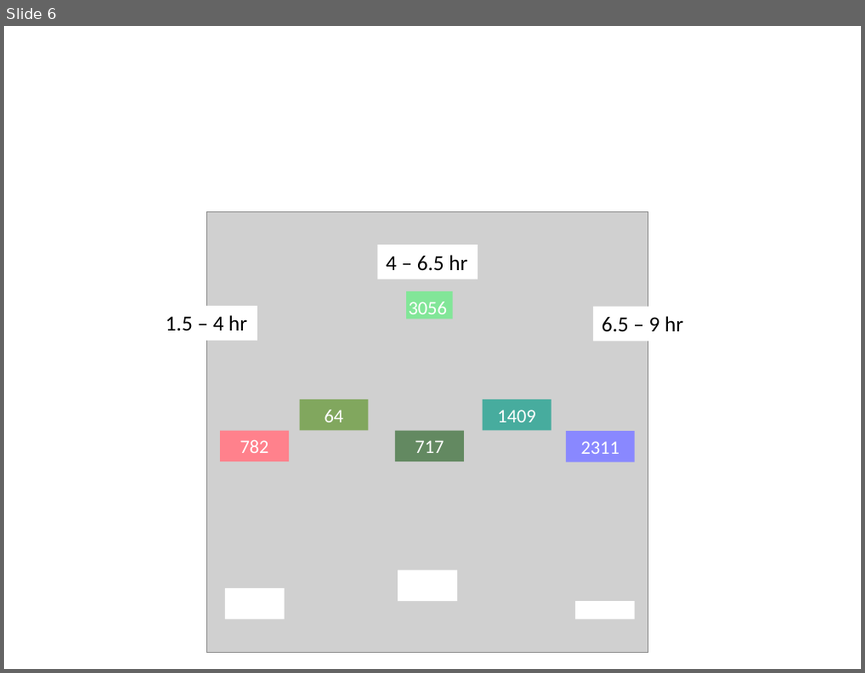
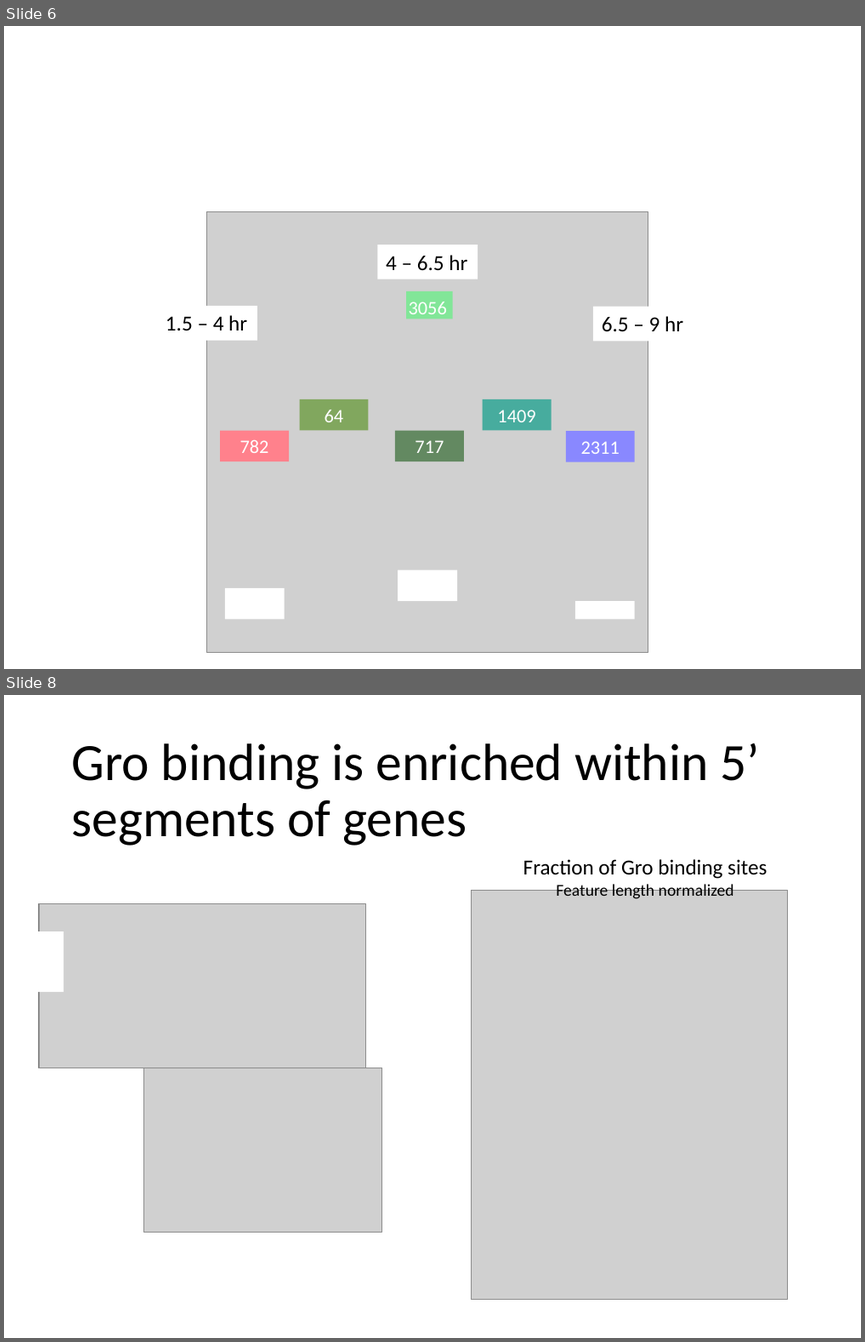
Before and after one commit to mdchambers/dissertation, a slide deck: presentations/defense_unused.pptx. Shown one above the other, each under a label of ours: slide 6 before the commit, slides 6 and 8 after it; the slides between them are not shown. The pictures are 865x673 and 865x1342 pixels, drawn with LibreOffice and Linux fonts; fonts in the diff are those of the drawing; grey boxes stand for pictures. Boxes give left, top, right and bottom in pixels: in the first picture for what was removed or moved away, otherwise in the second. Text is boxed around its words. In the diff, an @@ line names an element or a change of style, - is before the commit and + after.

```diff
--- a/presentations/defense_unused.pptx
+++ b/presentations/defense_unused.pptx
@@ slide 8 added at (4, 695, 861, 1338), background #FFFFFF @@
@@ title added at (71, 743, 760, 845), 44 pt, text #000000 @@
+Gro binding is enriched within 5’ segments of genes
@@ text added at (523, 859, 766, 899), 18 pt, text #000000 @@
+Fraction of Gro binding sites
+Feature length normalized
@@ picture added at (471, 890, 787, 1299) @@
@@ picture added at (39, 904, 366, 1067) @@
@@ rectangle added at (37, 931, 64, 993), fill #FFFFFF @@
@@ picture added at (144, 1067, 383, 1231) @@
```
Also in this commit, not shown: 9 other slides added, 1 slide removed, 4 other files.
